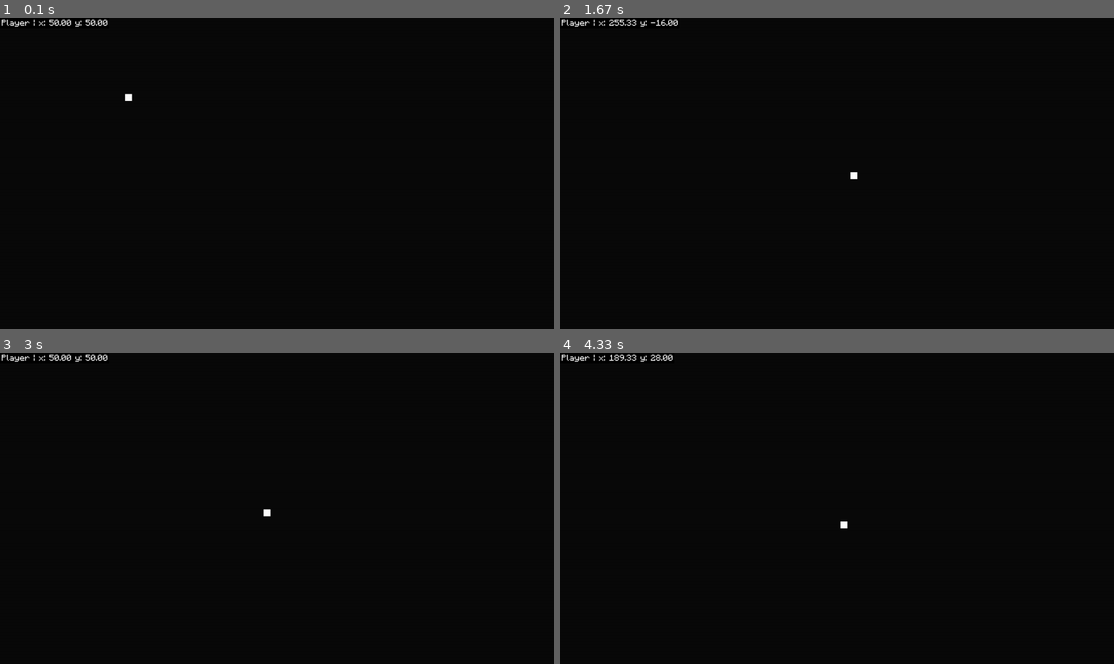
Above: before the commit, frames 1-4 (two rows, left to right).
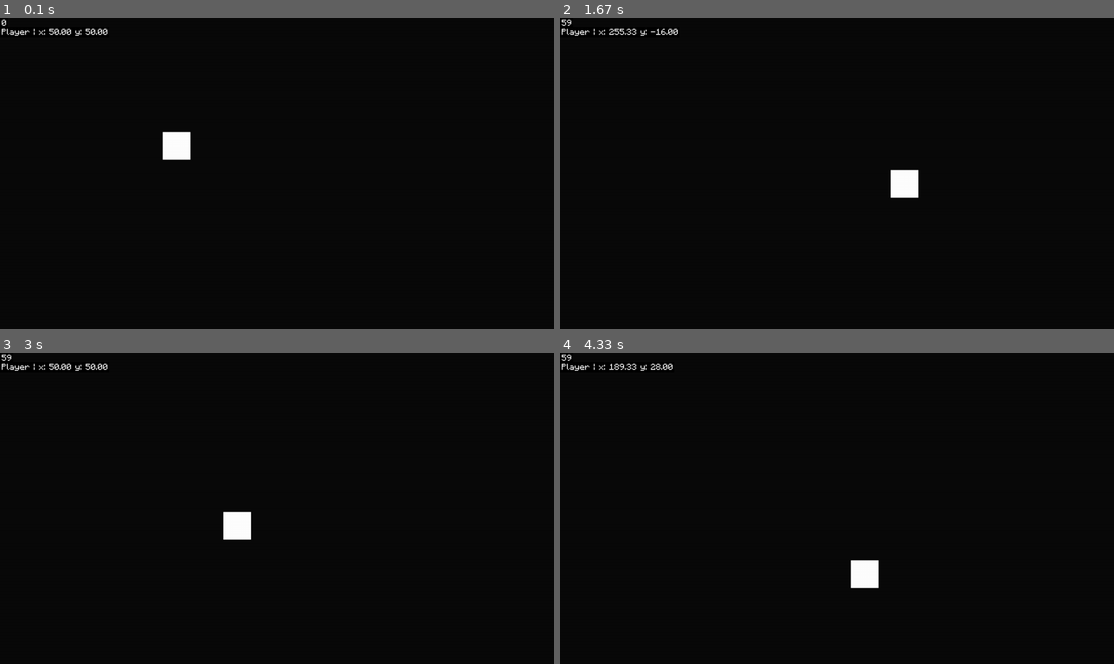
Above: after the commit, the same moments.

Repository: lucien-n/pygame-engine
Game: pygame game, started from run_game.py
Two runs of this game, one before a commit and one after it. Both use one fixed random seed, a clock stepped at 60 frames per second and the inputs below.
Inputs:
- Up to frame 1 (0.1 s): no input
- Up to frame 2 (1.67 s): hold Right 0.33-0.8 s; hold Up 0.83-1.13 s; hold Right 1.17-1.63 s
- Up to frame 3 (3 s): hold Left 1.67-2.2 s; hold Down 2.23-2.53 s; hold Left 2.57-2.97 s
- Up to frame 4 (4.33 s): hold Up 3-3.37 s; hold Right 3.4-4.03 s; hold Down from 4.07 s (still down)

The runs differ from the first frame. In frame 1, 0.9% of the frame differs, in the area x 0-35%, y 0-46%; in frame 2, 0.9%, in the area x 0-65%, y 0-58%; in frame 3, 0.9%; in frame 4, 0.9%.

Commit message:
hud & more vector2 improvements & queue system

Diff:
--- a/scengine/__init__.py
+++ b/scengine/__init__.py
@@ -2,4 +2,4 @@
 
 sys.dont_write_bytecode = True
 
-__all__ = ["camera", "colors", "engine", "loader", "vector2", "entity"]
+__all__ = ["camera", "colors", "engine", "loader", "vector2", "entity", "queue"]
--- a/scengine/camera.py
+++ b/scengine/camera.py
@@ -8,7 +8,6 @@
 class Camera:
     def __init__(self, game: object) -> None:
         self.GAME = game
-        self.window = self.GAME.WINDOW
 
         self.followed = None
         self.scroll = Vector2(0, 0)
@@ -33,15 +32,22 @@
         Returns:
             Camera: self
         """
-        if self.followed.position.x - self.scroll.x != self.window.get_width() / 2:
+        if (
+            self.followed.position.x - self.scroll.x
+            != self.GAME.DRAWING_SURFACE.get_width() / 2
+        ):
             self.scroll.x += (
-                self.followed.position.x - (self.scroll.x + self.window.get_width() / 2)
+                self.followed.position.x
+                - (self.scroll.x + self.GAME.DRAWING_SURFACE.get_width() / 2)
             ) / self.scroll_smoothness
 
-        if self.followed.position.y - self.scroll.y != self.window.get_height() / 2:
+        if (
+            self.followed.position.y - self.scroll.y
+            != self.GAME.DRAWING_SURFACE.get_height() / 2
+        ):
             self.scroll.y += (
                 self.followed.position.y
-                - (self.scroll.y + self.window.get_height() / 2)
+                - (self.scroll.y + self.GAME.DRAWING_SURFACE.get_height() / 2)
             ) / self.scroll_smoothness
 
         return self
--- a/scengine/engine.py
+++ b/scengine/engine.py
@@ -7,6 +7,8 @@
 
 from .loader import ResourceLoader, SettingsLoader
 from .colors import Colors
+from .queue import Queue
+from .vector2 import Vector2
 
 
 class Engine:
@@ -43,22 +45,32 @@
         self.prev_time = time.time()
         self.now = 0
 
+        self.EVENT_HANDLER_Q = Queue()
+        self.UPDATE_Q = Queue()
+        self.DRAW_Q = Queue()
+
+        self.DRAW_ACCORDING_TO_CAMERA_SCROLL = True
+
+        self.DRAWING_SURFACE = self.WINDOW
+
         self.RUNNING = False
 
     def event_handler(self) -> None:
         events = pg.event.get()
+
         for event in events:
             if event.type == pg.QUIT:
                 self.RUNNING = False
                 exit(0)
 
-        return events
+        [item.event_handler(events) for item in self.EVENT_HANDLER_Q]
 
     def update(self) -> None:
-        pass
+        [item.update() for item in self.UPDATE_Q]
 
     def draw(self) -> None:
         self.WINDOW.fill(self.BACKGROUND_COLOR)
+        [item.draw() for item in self.DRAW_Q]
 
     def run(self):
         self.RUNNING = True
--- a/scengine/entity.py
+++ b/scengine/entity.py
@@ -22,7 +22,6 @@
     def update(self) -> None:
         pass
 
-    def draw(self) -> None:
-        self.ENGINE.WINDOW.blit(
-            self.sprite, self.position.subsract(self.ENGINE.CAMERA.scroll)
-        )
+    def draw(self, offset: Vector2 = Vector2(0, 0)) -> None:
+        """Draws the entity to it's position on the main drawing surface"""
+        self.ENGINE.DRAWING_SURFACE.blit(self.sprite, self.position - offset)
--- /dev/null
+++ b/scengine/queue.py
@@ -0,0 +1,38 @@
+from typing import TypeVar
+
+TQueue = TypeVar("TQueue", bound="Queue")
+
+
+class Queue:
+    def __init__(self) -> None:
+        self.ITEMS = []
+
+    def add(self, item) -> TQueue:
+        self.ITEMS.append(item)
+        return self
+
+    def remove(self, item) -> TQueue:
+        if self.contains(item):
+            self.ITEMS.pop(self.ITEMS.index(item))
+
+        return self
+
+    def place_first(self, item) -> TQueue:
+        if self.contains(item):
+            self.ITEMS.pop(self.ITEMS.index(item))
+            self.ITEMS.insert(0, item)
+
+        return self
+
+    def contains(self, item) -> bool | None:
+        if item in self.ITEMS:
+            return True
+        else:
+            yield f"{item} not in {self.__repr__}"
+
+    def __iter__(self) -> None:
+        for item in self.ITEMS:
+            yield item
+
+    def __repr__(self) -> str:
+        return f"(Queue of {len(self.ITEMS)} items)"
--- a/scengine/vector2.py
+++ b/scengine/vector2.py
@@ -1,3 +1,8 @@
+from typing import TypeVar
+
+TVector2 = TypeVar("TVector2", bound="Vector2")
+
+
 class Vector2(object):
     def __init__(self, x, y) -> None:
         self.x, self.y = x, y
@@ -36,7 +41,7 @@
 
         return (self.x, self.y)
 
-    def subsract(self, *args) -> tuple[int, int]:
+    def substract(self, *args) -> tuple[int, int]:
         """Substracts the value of a vector from self
 
         Args:
@@ -57,6 +62,34 @@
 
         return (self.x, self.y)
 
+    def __add__(
+        self, other: TVector2 | tuple[int | float, int]
+    ) -> tuple[int | float, int]:
+        if type(other) == tuple:
+            return (self.x + other[0], self.y + other[1])
+        return (self.x + other.x, self.y + other.y)
+
+    def __sub__(
+        self, other: TVector2 | tuple[int | float, int]
+    ) -> tuple[int | float, int]:
+        if type(other) == tuple:
+            return (self.x - other[0], self.y - other[1])
+        return (self.x - other.x, self.y - other.y)
+
+    def __mul__(
+        self, other: TVector2 | tuple[int | float, int]
+    ) -> tuple[int | float, int]:
+        if type(other) == tuple:
+            return (self.x * other[0], self.y * other[1])
+        return (self.x * other.x, self.y * other.y)
+
+    def __truediv__(
+        self, other: TVector2 | tuple[int | float, int]
+    ) -> tuple[int | float, int]:
+        if type(other) == tuple:
+            return (self.x / other[0], self.y / other[1])
+        return (self.x / other.x, self.y / other.y)
+
     def __repr__(self) -> str:
         return f"({self.x}, {self.y})"
 
--- /dev/null
+++ b/test_game/hud.py
@@ -0,0 +1,29 @@
+from typing import TypeVar
+
+THud = TypeVar("THud", bound="Hud")
+
+
+class Hud:
+    def __init__(self, game: object) -> None:
+        self.GAME = game
+        self.debug_lines = []
+
+    def update(self):
+        self.debug_lines.clear()
+
+        self.debug(int(self.GAME.CLOCK.get_fps()))
+
+    def draw(self) -> THud:
+        for line in self.debug_lines:
+            self.GAME.WINDOW.blit(line["font"], line["pos"])
+
+        return self
+
+    def debug(self, text: str) -> THud:
+        self.debug_lines.append(
+            {
+                "font": self.GAME.font(text),
+                "pos": (0, len(self.debug_lines) + len(self.debug_lines) * 20),
+            }
+        )
+        return self
--- a/test_game/main.py
+++ b/test_game/main.py
@@ -1,8 +1,10 @@
 from scengine import *
+from scengine.queue import Queue
 import pygame as pg
 from pathlib import Path
 
 from test_game.player import Player
+from test_game.hud import Hud
 
 path = Path(__file__).parent
 
@@ -22,36 +24,50 @@
         )
         pg.display.set_mode(self.SIZE, vsync=self.SETTINGS["video"]["vsync"])
 
+        self.DISPLAY = pg.surface.Surface(
+            (
+                self.SETTINGS["video"]["resolution"]["width"],
+                self.SETTINGS["video"]["resolution"]["height"],
+            )
+        )
+        self.DRAWING_SURFACE = self.DISPLAY
+
+        self.OVERLAY_DRAW_Q = Queue()
+
         self.CAMERA = camera.Camera(self)
 
         self.PLAYER = Player(self)
         self.CAMERA.follow(self.PLAYER)
 
+        self.HUD = Hud(self)
+
+        self.EVENT_HANDLER_Q.add(self.PLAYER)
+        self.UPDATE_Q.add(self.HUD)
+
+        self.UPDATE_Q.add(self.HUD)
+        self.UPDATE_Q.add(self.PLAYER)
+        self.UPDATE_Q.add(self.CAMERA)
+
+        self.DRAW_Q.add(self.PLAYER)
+
+        self.OVERLAY_DRAW_Q.add(self.HUD)
+
     def event_handler(self) -> None:
         """Main event_handler method"""
-        events = super().event_handler()
-
-        self.PLAYER.event_handler(events)
+        super().event_handler()
 
     def update(self) -> None:
         """Main update method"""
         super().update()
 
-        self.PLAYER.update()
-        self.CAMERA.update()
-
     def draw(self):
         """Main draw method"""
+        self.DRAWING_SURFACE.fill(self.BACKGROUND_COLOR)
+
         super().draw()
+        self.WINDOW.blit(pg.transform.scale(self.DRAWING_SURFACE, self.SIZE), (0, 0))
 
-        self.PLAYER.draw()
-
-        self.WINDOW.blit(
-            self.font(
-                f"Player | x: {self.PLAYER.position.x:.2f} y: {self.PLAYER.position.y:.2f}"
-            ),
-            (0, 0),
-        )
+        [overlay.draw() for overlay in self.OVERLAY_DRAW_Q]
 
         pg.display.update()
         self.CLOCK.tick(self.SETTINGS["video"]["framerate"])
--- a/test_game/player.py
+++ b/test_game/player.py
@@ -80,6 +80,10 @@
         self.move()
         self.rect.x, self.rect.y = self.position
 
+        self.GAME.HUD.debug(
+            f"Player | x: {self.position.x:.2f} y: {self.position.y:.2f}"
+        )
+
     def move(self) -> None:
         """Moves the player according to recorded inputs"""
 
@@ -98,10 +102,4 @@
         self.position.add(velocity)
 
     def draw(self) -> None:
-        self.GAME.WINDOW.blit(
-            self.sprite,
-            (
-                self.position.x - self.GAME.CAMERA.scroll.x,
-                self.position.y - self.GAME.CAMERA.scroll.y,
-            ),
-        )
+        super().draw(self.GAME.CAMERA.scroll)
--- a/test_game/resources/settings.yaml
+++ b/test_game/resources/settings.yaml
@@ -4,4 +4,7 @@
     size:
         width: 1280
         height: 720
+    resolution:
+        width: 320
+        height: 180
     camera_scroll_smoothness: 12
